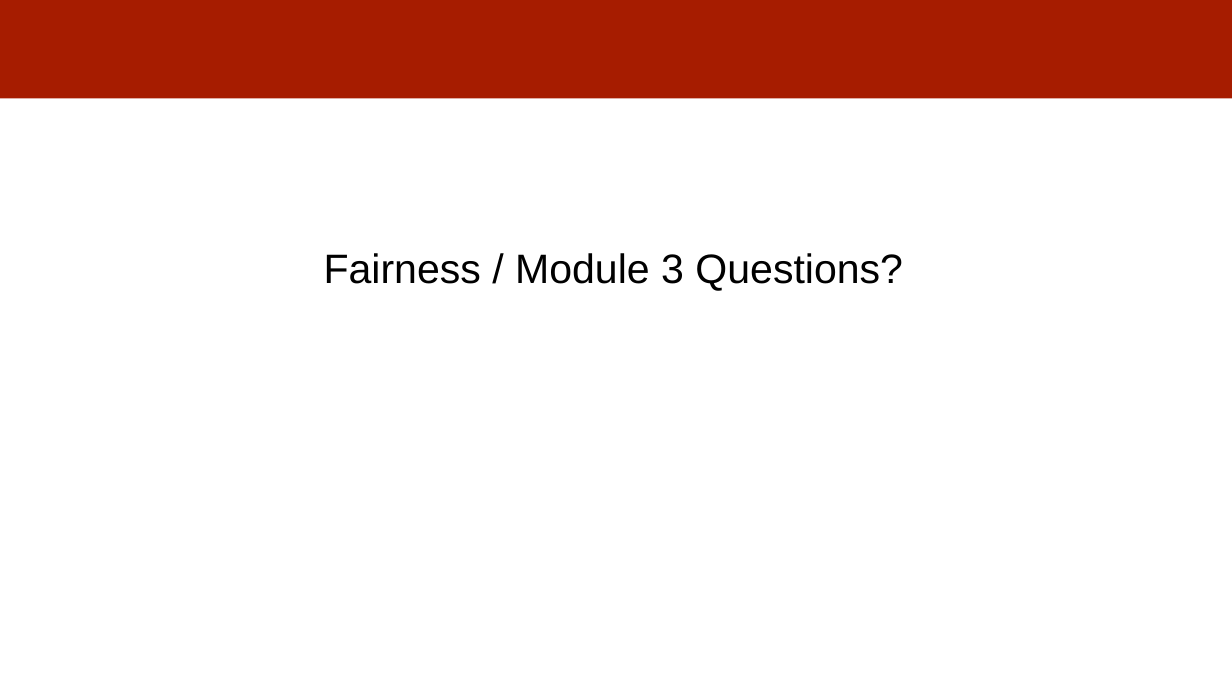
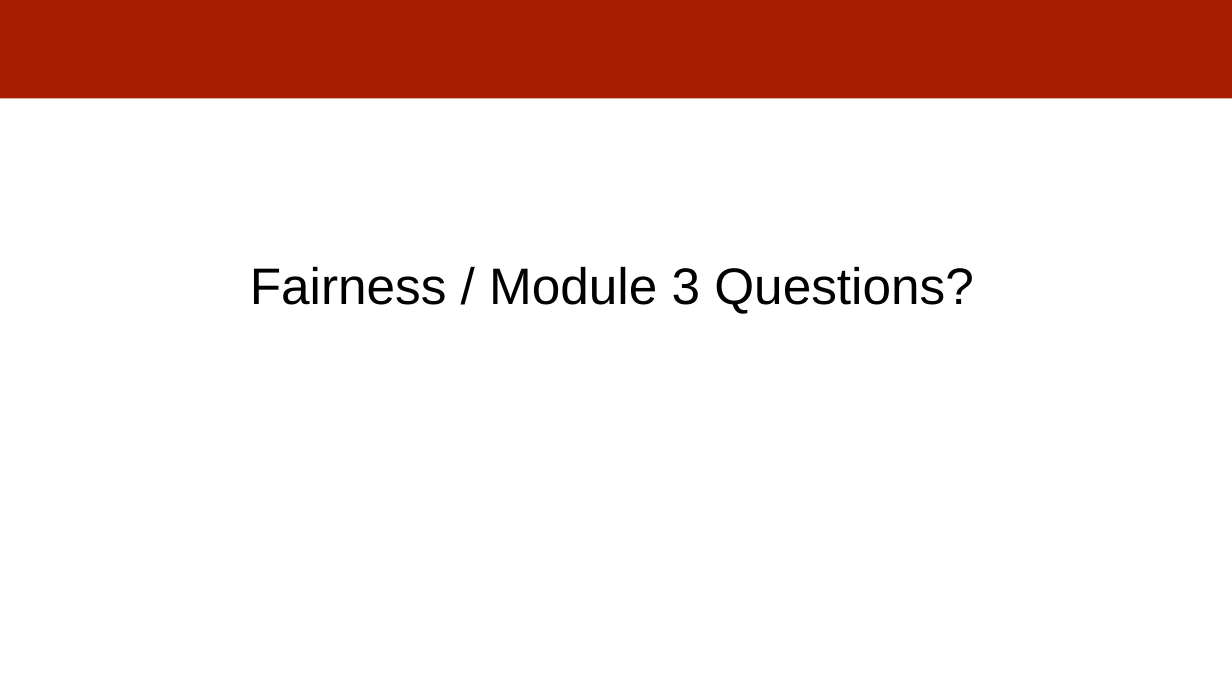
Before and after one commit to dssg/MLinPractice, a slide deck: slide 13 of Lectures/Lecture20-FieldValidation.pptx (slide 11 before the commit). Drawn at 1232x693 pixels with LibreOffice and Linux fonts; fonts in the diff are those of the drawing. Boxes give left, top, right and bottom in pixels: in the first picture for what was removed or moved away, otherwise in the second. Text is boxed around its words. In the diff, an @@ line names an element or a change of style, - is before the commit and + after.

```diff
--- a/Lectures/Lecture20-FieldValidation.pptx
+++ b/Lectures/Lecture20-FieldValidation.pptx
@@ text "Fairness / Module 3 Questions?": place and size @@
-text "Fairness / Module 3 Questions?" at box(324, 253, 903, 291)
+text "Fairness / Module 3 Questions?" at box(250, 266, 974, 314)
@@ text "Fairness / Module 3 Questions?" at box(250, 266, 974, 314): size 32 to 40 pt @@
```
Also in this commit, not shown: 3 other slides changed, 10 slides added.
